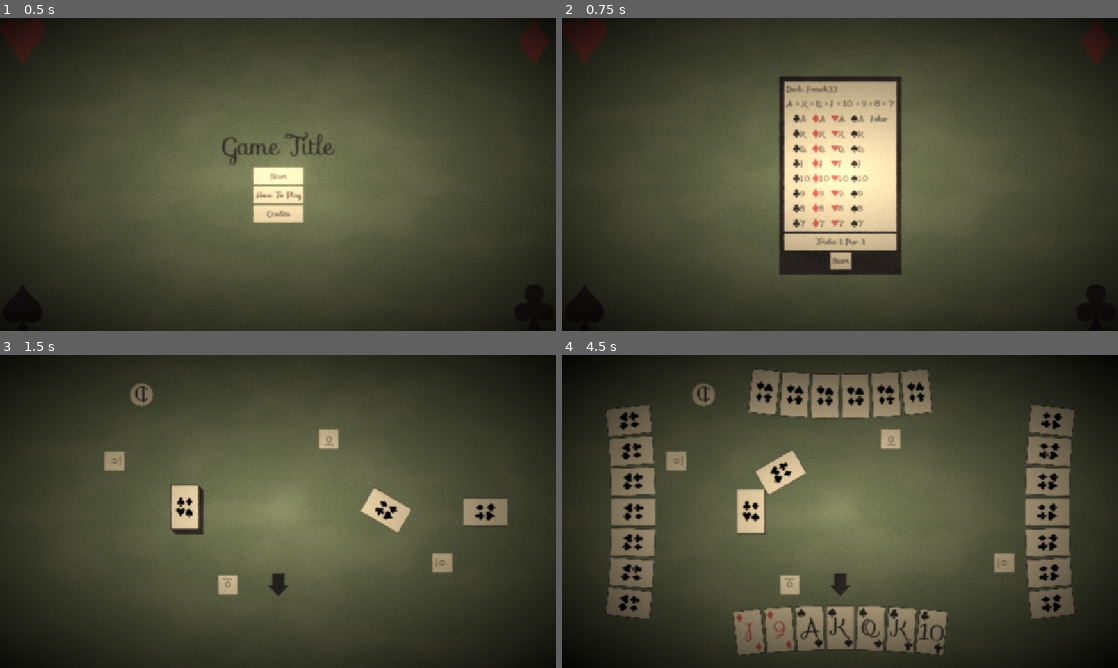
Above: before the commit, frames 1-4 (two rows, left to right).
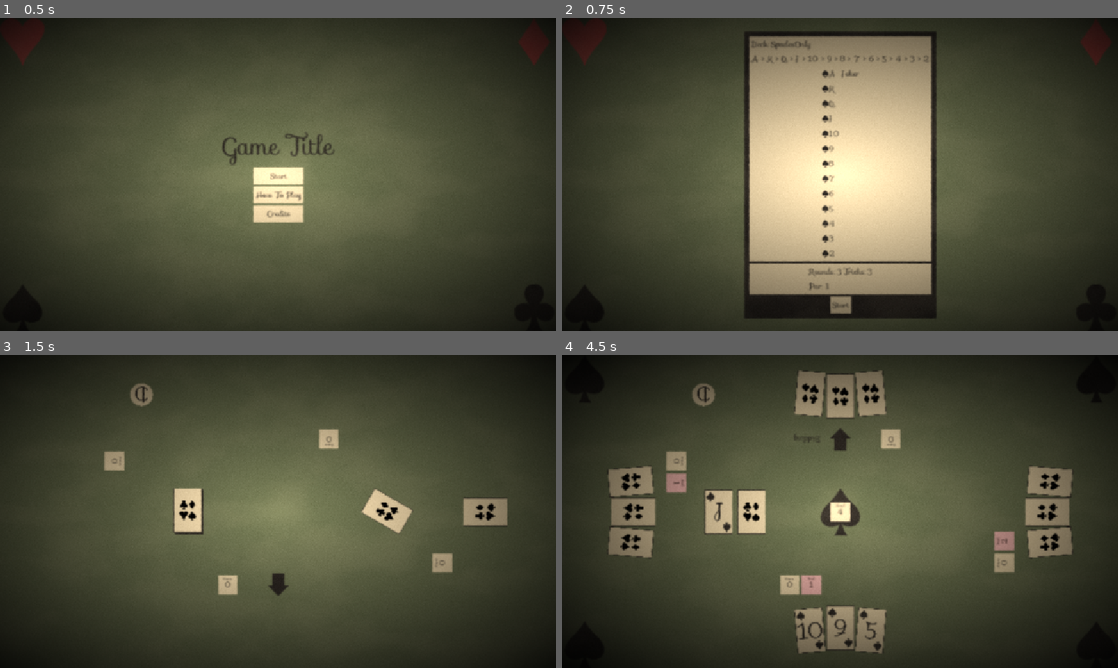
Above: after the commit, the same moments.

Repository: CMurtagh-LGTM/brackeys25.2
Game: Godot game, scene res://Main.tscn
The game is run twice, just before and just after one commit, with the same random seed, the same clock (stepped at 60 frames per second) and the same inputs.
Inputs (mouse positions are in pixels of both pictures, inside the frame that each line leads up to):
- Up to frame 1 (0.5 s): no input
- Up to frame 2 (0.75 s): click "Start" at 0.5 s
- Up to frame 3 (1.5 s): click "Start" at 1.25 s
- Up to frame 4 (4.5 s): move the mouse to (751, 511) at 2.02 s; click (751, 511) at 2.17 s; move the mouse to (751, 511) at 2.77 s; click (751, 511) at 2.92 s; click (840, 558) at 3.5 s, where only the run after the commit has a clickable "1"; move the mouse to (751, 511) at 4.27 s; click (751, 511) at 4.42 s

Frame 1 is identical in both runs. In frame 2, 23% of the frame differs, in the area x 32-68%, y 4-96%; in frame 3, 0.7%; in frame 4, 16%.

Commit message:
Variable trick count

Diff:
--- a/Bid/Bid.gd
+++ b/Bid/Bid.gd
@@ -16,10 +16,19 @@
 	$"HBoxContainer/9",
 ]
 
-func disable_button(index: int) -> void:
-	if index > -1 and index < _bid_buttons.size():
-		for button_index: int in index + 1:
+func disable_button(min_allowed_bid: int, max_allowed_bid: int) -> void:
+	assert(min_allowed_bid < _bid_buttons.size())
+	assert(max_allowed_bid < _bid_buttons.size())
+	assert(max_allowed_bid > min_allowed_bid)
+
+	if min_allowed_bid >= 0:
+		for button_index: int in range(min_allowed_bid):
 			_bid_buttons[button_index].disabled = true
+
+	for button_index: int in range(max_allowed_bid):
+		_bid_buttons[button_index].visible = true
+	for button_index: int in range(max_allowed_bid, _bid_buttons.size()):
+		_bid_buttons[button_index].visible = false
 
 func reset_state() -> void:
 	for bid_button: Button in _bid_buttons:
--- a/GameManager/GameInfo.gd
+++ b/GameManager/GameInfo.gd
@@ -2,7 +2,8 @@
 extends Resource
 
 @export var deck_info: DeckInfo
-@export var tricks: int = 3
+@export var rounds: int = 3
+@export var tricks: int = 7
 
 @export var win_condition: WinCondition
 
--- a/GameManager/GameManager.gd
+++ b/GameManager/GameManager.gd
@@ -36,7 +36,18 @@
 var initialized: bool = false
 
 var _deal_size: int = 7 # Number of cards to deal
-var _deal_packets: Array[int] = [2, 3, 2]
+var _deal_packets: Array = [
+	[1],
+	[2],
+	[3],
+	[2, 2],
+	[3, 2],
+	[2, 2, 2],
+	[2, 3, 2],
+	[3, 2, 3],
+	[3, 3, 3],
+	[3, 2, 2, 3],
+]
 var _deal_count: int = 3 # Number of times to deal
 
 var _hands: Array[Hand]
@@ -61,6 +72,10 @@
 func set_deal_count(count: int) -> void:
 	assert(not initialized)
 	_deal_count = count
+
+func set_trick_count(count: int) -> void:
+	assert(not initialized)
+	_deal_size = count
 
 func _ready() -> void:
 	initialized = true
@@ -111,6 +126,8 @@
 		hand.reset()
 
 	_hands[0].set_is_player()
+	for hand_index: int in range(1, _hands.size()):
+		_hands[hand_index].set_ai(AI.new())
 	_dealer = randi_range(0, _hands.size() - 1)
 
 	_deal()
@@ -132,8 +149,8 @@
 	_on_update_trump()
 	_hands[_dealer].set_is_dealer()
 	_current_hand = (_dealer + 1) % _hands.size()
-	assert(_deal_packets.reduce(Utils.sum) == _deal_size)
-	for packet: int in _deal_packets:
+	assert(_deal_packets[_deal_size-1].reduce(Utils.sum) == _deal_size)
+	for packet: int in _deal_packets[_deal_size-1]:
 		for relative_hand_index: int in _hands.size():
 			var hand = _hands[(relative_hand_index + _current_hand) % _hands.size()]
 			for _i in range(packet):
@@ -167,9 +184,9 @@
 		var disallowed_bid: int = (_deal_size - current_total) / (_hands.size() - relative_bid_index)
 
 		if hand.is_player():
-			await hand.player_bid(disallowed_bid, _deal_size)
+			await hand.player_bid(disallowed_bid + 1, _deal_size)
 		else:
-			await hand.ai_bid(disallowed_bid, _deal_size, _hands[highest_bidder_index].current_bid(), _deck.peek_top(), _calculate_game_state())
+			await hand.ai_bid(disallowed_bid + 1, _deal_size, _hands[highest_bidder_index].current_bid(), _deck.peek_top(), _calculate_game_state())
 
 		if hand.current_bid() > _hands[highest_bidder_index].current_bid():
 			highest_bidder_index = _current_hand
--- a/GameManager/GameManager.tscn
+++ b/GameManager/GameManager.tscn
@@ -9,6 +9,10 @@
 [ext_resource type="PackedScene" uid="uid://c767fye8y5ef1" path="res://Deck/Stack.tscn" id="8_6wl2n"]
 [ext_resource type="PackedScene" uid="uid://wd0t3t1h80bu" path="res://Trick/Trick.tscn" id="8_tb2wi"]
 [ext_resource type="PackedScene" uid="uid://bmtthu0vjtlh3" path="res://Deck/Deck.tscn" id="9_tb2wi"]
+
+[sub_resource type="LabelSettings" id="LabelSettings_tb2wi"]
+font_size = 8
+font_color = Color(0.215686, 0.196078, 0.176471, 1)
 
 [node name="GameManager" type="Node2D"]
 script = ExtResource("1_v4rul")
@@ -64,6 +68,14 @@
 offset_right = 20.0
 offset_bottom = 20.0
 
+[node name="Label2" type="Label" parent="BidInfo/Total"]
+layout_mode = 0
+offset_right = 40.0
+offset_bottom = 27.0
+text = "Total:"
+label_settings = SubResource("LabelSettings_tb2wi")
+horizontal_alignment = 1
+
 [node name="Label" type="Label" parent="BidInfo/Total"]
 layout_mode = 0
 offset_right = 40.0
--- a/Hand/Hand.gd
+++ b/Hand/Hand.gd
@@ -19,7 +19,7 @@
 @onready var _total_score_label: Label = $TotalScore/Panel/Label
 
 var _cards: Array[Card] = []
-var _ai: AI = AI.new()
+var _ai: AI
 var _focus_index: int = -1
 var _current_deal_score: int = 0
 var _current_bid: int = 0
@@ -74,6 +74,9 @@
 func is_player() -> bool:
 	return _ai == null
 
+func set_ai(ai: AI) -> void:
+	_ai = ai
+
 func set_is_player() -> void:
 	if _ai == null:
 		return
@@ -108,22 +111,22 @@
 func get_total_score() -> int:
 	return _total_score
 
-func player_bid(disallowed_bid: int, _max_allowed_bid: int) -> void:
+func player_bid(min_allowed_bid: int, max_allowed_bid: int) -> void:
 	_info_display.visible = true
 	_info_display_label.text = "Bidding"
 
 	_bid.reset_state()
-	_bid.disable_button(disallowed_bid)
+	_bid.disable_button(min_allowed_bid, max_allowed_bid)
 	_bid.visible = true
 	_current_bid = await _bid.bid
 	_bid.visible = false
 	_info_display.visible = false
 	_set_bid_indicator()
 
-func ai_bid(disallowed_bid: int, max_allowed_bid: int, highest_bid: int, revealed_card: Card, game_state: GameState) -> void:
+func ai_bid(min_allowed_bid: int, max_allowed_bid: int, highest_bid: int, revealed_card: Card, game_state: GameState) -> void:
 	_info_display.visible = true
 	_info_display_label.text = "Bidding"
-	_current_bid = await _ai.decide_bid(disallowed_bid + 1, max_allowed_bid, highest_bid, revealed_card, game_state, _cards)
+	_current_bid = await _ai.decide_bid(min_allowed_bid, max_allowed_bid, highest_bid, revealed_card, game_state, _cards)
 	_info_display.visible = false
 	_set_bid_indicator()
 
--- a/Menu/GamePreview.gd
+++ b/Menu/GamePreview.gd
@@ -7,6 +7,7 @@
 @onready var _deck_order: Label = %DeckOrder
 @onready var _card_names: Control = %CardNames
 @onready var _win_condition: Label = %WinCondition
+@onready var _rounds: Label = %Rounds
 @onready var _tricks: Label = %Tricks
 
 signal start_pressed()
@@ -44,4 +45,5 @@
 		_card_names.add_child(suit_container)
 
 	_win_condition.text = game_info.win_condition.to_label()
+	_rounds.text = str(game_info.rounds)
 	_tricks.text = str(game_info.tricks)
--- a/Menu/GamePreview.tscn
+++ b/Menu/GamePreview.tscn
@@ -94,18 +94,29 @@
 [node name="CenterContainer" type="CenterContainer" parent="Info/PanelContainer/MarginContainer/VBoxContainer/Panel2"]
 layout_mode = 2
 
-[node name="HBoxContainer" type="HBoxContainer" parent="Info/PanelContainer/MarginContainer/VBoxContainer/Panel2/CenterContainer"]
+[node name="VBoxContainer" type="VBoxContainer" parent="Info/PanelContainer/MarginContainer/VBoxContainer/Panel2/CenterContainer"]
 layout_mode = 2
 
-[node name="Label2" type="Label" parent="Info/PanelContainer/MarginContainer/VBoxContainer/Panel2/CenterContainer/HBoxContainer"]
+[node name="HBoxContainer" type="HBoxContainer" parent="Info/PanelContainer/MarginContainer/VBoxContainer/Panel2/CenterContainer/VBoxContainer"]
+layout_mode = 2
+
+[node name="Label2" type="Label" parent="Info/PanelContainer/MarginContainer/VBoxContainer/Panel2/CenterContainer/VBoxContainer/HBoxContainer"]
+layout_mode = 2
+text = "Rounds:"
+
+[node name="Rounds" type="Label" parent="Info/PanelContainer/MarginContainer/VBoxContainer/Panel2/CenterContainer/VBoxContainer/HBoxContainer"]
+unique_name_in_owner = true
+layout_mode = 2
+
+[node name="Label3" type="Label" parent="Info/PanelContainer/MarginContainer/VBoxContainer/Panel2/CenterContainer/VBoxContainer/HBoxContainer"]
 layout_mode = 2
 text = "Tricks:"
 
-[node name="Tricks" type="Label" parent="Info/PanelContainer/MarginContainer/VBoxContainer/Panel2/CenterContainer/HBoxContainer"]
+[node name="Tricks" type="Label" parent="Info/PanelContainer/MarginContainer/VBoxContainer/Panel2/CenterContainer/VBoxContainer/HBoxContainer"]
 unique_name_in_owner = true
 layout_mode = 2
 
-[node name="WinCondition" type="Label" parent="Info/PanelContainer/MarginContainer/VBoxContainer/Panel2/CenterContainer/HBoxContainer"]
+[node name="WinCondition" type="Label" parent="Info/PanelContainer/MarginContainer/VBoxContainer/Panel2/CenterContainer/VBoxContainer"]
 unique_name_in_owner = true
 layout_mode = 2
 
--- a/Menu/MainMenu.tscn
+++ b/Menu/MainMenu.tscn
@@ -99,7 +99,7 @@
 bbcode_enabled = true
 text = "To win the game you need to clear each level without getting game over. To clear the level there will be a cond …(278 unchanged characters)…
 
-Each trick you play one card. The suit of the first card pla …(618 unchanged characters)… urned up after all cards have been dealt. e.g. If [img=14 color=#37322D]res://As …(645 unchanged characters)…
+Each trick you play one card. The suit of the first card pla …(618 unchanged characters)… urned up after all cards have been dealt, if [img=14 color=#37322D]res://Assets/Characters/Joker.svg[/img] is turned up there will be no trumps. e.g. If [img=14 color=#37322D]res://As …(645 unchanged characters)…
 
 Each round you place one bid, this is the minimum number of tricks you need to win this round. If you meet your bid you …(482 unchanged characters)…
 The player with the most tricks each round scores an extra 1 for each pip trump, 2 for each face trump and 3 for each bower in the bonus pile. If you have an excellent hand you can try and gain bonus points by discarding a good card to the bonus pile."
--- a/Resources/Decks/DeckGenerator.tres
+++ b/Resources/Decks/DeckGenerator.tres
@@ -1,15 +1,12 @@
-[gd_resource type="Resource" script_class="DeckGenerator" load_steps=7 format=3 uid="uid://ceov0djbfpfbm"]
+[gd_resource type="Resource" script_class="DeckGenerator" load_steps=4 format=3 uid="uid://ceov0djbfpfbm"]
 
 [ext_resource type="Script" uid="uid://c1gau4la6cbkj" path="res://Deck/DeckGenerator.gd" id="1_tyxxv"]
 [ext_resource type="Script" uid="uid://drdg5d7rgrqhy" path="res://Card/Suit.gd" id="2_hwysx"]
-[ext_resource type="Resource" uid="uid://drwbm7qviinbf" path="res://Resources/Cards/Club/Club.tres" id="3_o4t2c"]
-[ext_resource type="Resource" uid="uid://brhwwsuf10j7s" path="res://Resources/Cards/Diamond/Diamond.tres" id="4_gi1nf"]
-[ext_resource type="Resource" uid="uid://b10nvne5yvyf3" path="res://Resources/Cards/Heart/Heart.tres" id="5_2fc51"]
 [ext_resource type="Resource" uid="uid://osieuolj3rel" path="res://Resources/Cards/Spade/Spade.tres" id="6_1kv4j"]
 
 [resource]
 script = ExtResource("1_tyxxv")
-name = "French33"
-suits = Array[ExtResource("2_hwysx")]([ExtResource("3_o4t2c"), ExtResource("4_gi1nf"), ExtResource("5_2fc51"), ExtResource("6_1kv4j")])
-characters = Array[int]([19, 18, 17, 15, 10, 9, 8, 7])
+name = "SpadesOnly"
+suits = Array[ExtResource("2_hwysx")]([ExtResource("6_1kv4j")])
+characters = Array[int]([19, 18, 17, 15, 10, 9, 8, 7, 6, 5, 4, 3, 2])
 metadata/_custom_type_script = "uid://c1gau4la6cbkj"
--- /dev/null
+++ b/Resources/Decks/SpadesOnly.tres
@@ -0,0 +1,24 @@
+[gd_resource type="Resource" script_class="DeckInfo" load_steps=17 format=3 uid="uid://cuw2vqww1hamn"]
+
+[ext_resource type="Script" uid="uid://dt6xaddnvq8te" path="res://Card/CardInfo.gd" id="1_xurbf"]
+[ext_resource type="Resource" uid="uid://r427wg28j26q" path="res://Resources/Cards/Spade/ACESpade.tres" id="2_aj61u"]
+[ext_resource type="Resource" uid="uid://b1g4hot8naok4" path="res://Resources/Cards/Spade/KINGSpade.tres" id="3_o5oil"]
+[ext_resource type="Resource" uid="uid://cvbm0h4qc5dmq" path="res://Resources/Cards/Spade/QUEENSpade.tres" id="4_3jq2s"]
+[ext_resource type="Resource" uid="uid://diiym7dh8cj8r" path="res://Resources/Cards/Spade/JACKSpade.tres" id="5_40thu"]
+[ext_resource type="Resource" uid="uid://37ychmkskwc6" path="res://Resources/Cards/Spade/TENSpade.tres" id="6_q8a7o"]
+[ext_resource type="Resource" uid="uid://ct67oe2m863hw" path="res://Resources/Cards/Spade/NINESpade.tres" id="7_6lvhc"]
+[ext_resource type="Resource" uid="uid://dw1jac0g5hqcn" path="res://Resources/Cards/Spade/EIGHTSpade.tres" id="8_phem5"]
+[ext_resource type="Resource" uid="uid://di6fy7tfrvmmi" path="res://Resources/Cards/Spade/SEVENSpade.tres" id="9_e8jct"]
+[ext_resource type="Resource" uid="uid://b25042jnduhau" path="res://Resources/Cards/Spade/SIXSpade.tres" id="10_kx47f"]
+[ext_resource type="Resource" uid="uid://cy6ddunij6tnf" path="res://Resources/Cards/Spade/FIVESpade.tres" id="11_18w5d"]
+[ext_resource type="Resource" uid="uid://bccl7hxqgrge3" path="res://Resources/Cards/Spade/FOURSpade.tres" id="12_4agwo"]
+[ext_resource type="Resource" uid="uid://bll4kgtkxd4ik" path="res://Resources/Cards/Spade/THREESpade.tres" id="13_nivif"]
+[ext_resource type="Resource" uid="uid://d4ishyxjeu251" path="res://Resources/Cards/Spade/TWOSpade.tres" id="14_gy60q"]
+[ext_resource type="Resource" uid="uid://cc7jga06gv7a8" path="res://Resources/Cards/Joker.tres" id="15_aj61u"]
+[ext_resource type="Script" uid="uid://be3ygj3xgbnk1" path="res://Deck/DeckInfo.gd" id="15_pw4p2"]
+
+[resource]
+script = ExtResource("15_pw4p2")
+name = "SpadesOnly"
+deck_order = "A > K > Q > J > 10 > 9 > 8 > 7 > 6 > 5 > 4 > 3 > 2"
+cards = Array[ExtResource("1_xurbf")]([ExtResource("2_aj61u"), ExtResource("3_o5oil"), ExtResource("4_3jq2s"), ExtResource("5_40thu"), ExtResource("6_q8a7o"), ExtResource("7_6lvhc"), ExtResource("8_phem5"), ExtResource("9_e8jct"), ExtResource("10_kx47f"), ExtResource("11_18w5d"), ExtResource("12_4agwo"), ExtResource("13_nivif"), ExtResource("14_gy60q"), ExtResource("15_aj61u")])
--- a/Resources/Games/One.tres
+++ b/Resources/Games/One.tres
@@ -1,7 +1,7 @@
 [gd_resource type="Resource" script_class="GameInfo" load_steps=5 format=3 uid="uid://c6gb7smpnwhg6"]
 
 [ext_resource type="Script" uid="uid://c2wr4vn8g6efw" path="res://GameManager/GameInfo.gd" id="1_1b81g"]
-[ext_resource type="Resource" uid="uid://7u0h8e28bfup" path="res://Resources/Decks/French33.tres" id="1_sldb7"]
+[ext_resource type="Resource" uid="uid://cuw2vqww1hamn" path="res://Resources/Decks/SpadesOnly.tres" id="1_sldb7"]
 [ext_resource type="Script" uid="uid://c7qrqga2d36hh" path="res://GameManager/WinConditions/ParWinCondition.gd" id="3_sldb7"]
 
 [sub_resource type="Resource" id="Resource_u6gwy"]
@@ -12,6 +12,7 @@
 [resource]
 script = ExtResource("1_1b81g")
 deck_info = ExtResource("1_sldb7")
-tricks = 1
+rounds = 3
+tricks = 3
 win_condition = SubResource("Resource_u6gwy")
 metadata/_custom_type_script = "uid://c2wr4vn8g6efw"
--- a/SceneManager.gd
+++ b/SceneManager.gd
@@ -33,7 +33,8 @@
 
 		var game_manager = _game_scene.instantiate()
 		game_manager.deck_info = game.deck_info
-		game_manager.set_deal_count(game.tricks)
+		game_manager.set_deal_count(game.rounds)
+		game_manager.set_trick_count(game.rounds)
 
 		add_child(game_manager)
 		var result: Array = await game_manager.finished
Not shown: 1 places in GameManager/GameManager.tscn that only renumber resources
